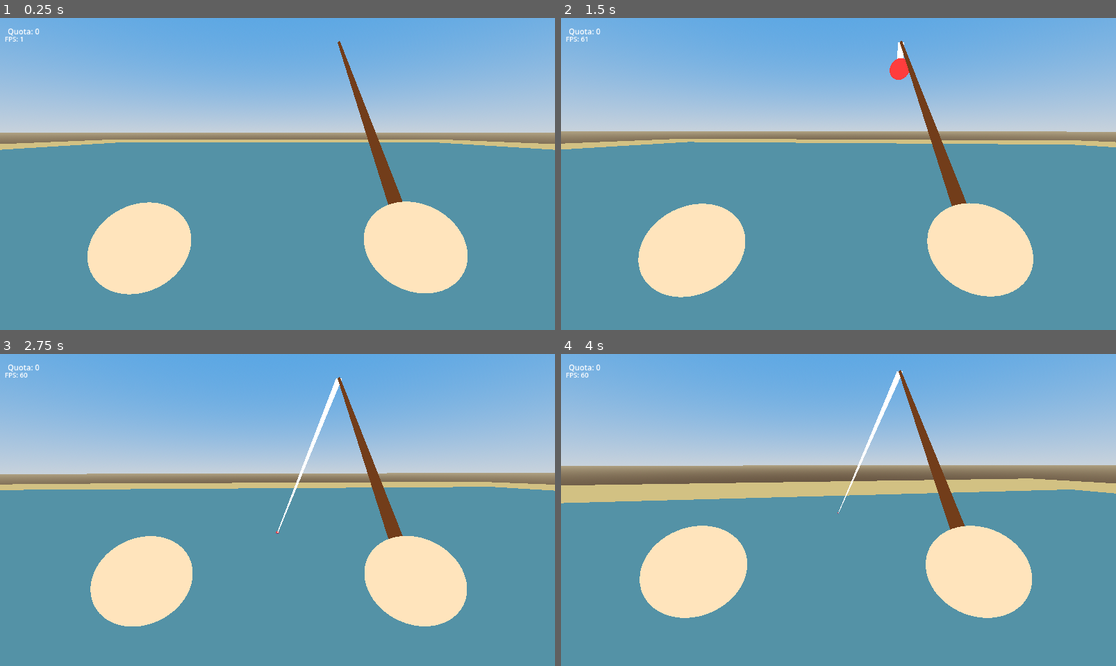
Above: before the commit, frames 1-4 (two rows, left to right).
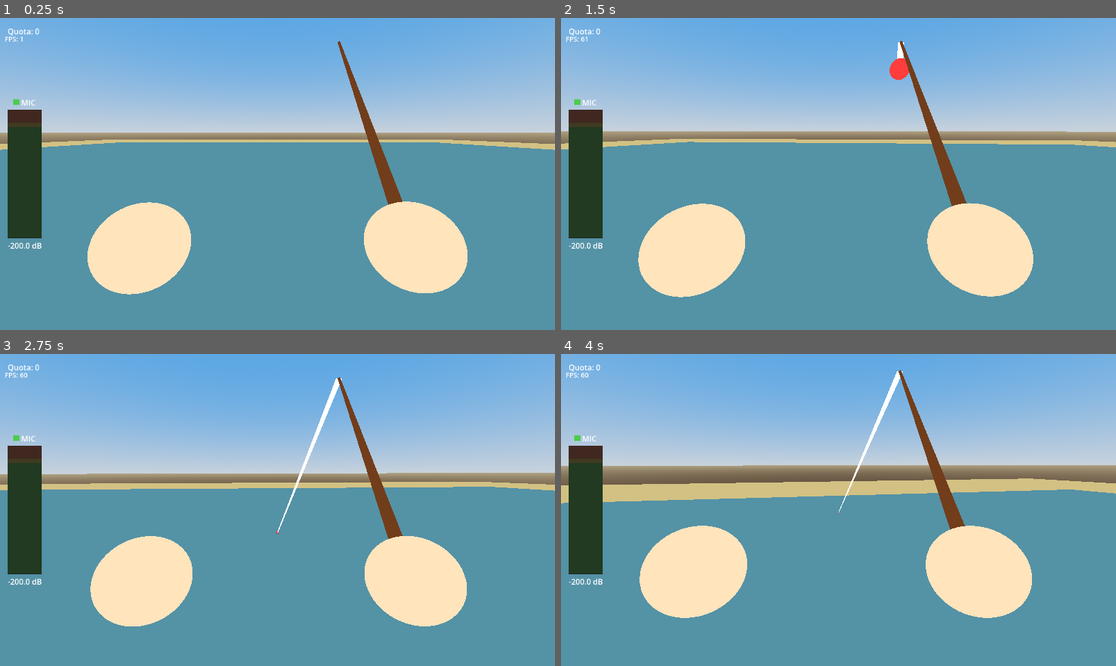
Above: after the commit, the same moments.

Repository: ImDarkly/loki
Game: Godot game, scene res://scenes/main.tscn
The game is run twice, just before and just after one commit, with the same random seed, the same clock (stepped at 60 frames per second) and the same inputs.
Inputs (mouse positions are in pixels of both pictures, inside the frame that each line leads up to):
- Up to frame 1 (0.25 s): no input
- Up to frame 2 (1.5 s): tap Enter at 0.5 s; move the mouse to (866, 174) at 0.52 s; press the mouse at (866, 174) at 0.53 s; hold W (move_forward) from 0.53 s (still down); tap Space (jump) at 0.77 s; move the mouse to (810, 174) at 1.27 s; release the mouse at (810, 174) at 1.28 s; click (810, 174) at 1.35 s
- Up to frame 3 (2.75 s): keep holding W (move_forward); tap Space (jump) at 1.52 s; move the mouse to (288, 503) at 2.02 s; press the mouse at (288, 503) at 2.03 s
- Up to frame 4 (4 s): keep holding W (move_forward); move the mouse to (832, 516) at 2.77 s; release the mouse at (832, 516) at 2.78 s; click (832, 516) at 2.85 s; tap Space (jump) at 3.02, 3.77 s; move the mouse to (877, 513) at 3.52 s; press the mouse at (877, 513) at 3.53 s

The runs differ from the first frame. In frame 1, 2.6% of the frame differs, in the area x 1-8%, y 26-74%; in frame 2, 2.6%; in frame 3, 2.6%; in frame 4, 2.6%.

Commit message:
feat: microphone detection with VU meter, zone sections, and bus routing

Diff:
--- a/project.godot
+++ b/project.godot
@@ -15,9 +15,13 @@
 config/features=PackedStringArray("4.6", "Mobile")
 config/icon="res://icon.svg"
 
+[audio]
+
+driver/enable_input=true
+
 [editor_plugins]
 
-enabled=PackedStringArray("res://addons/gut/plugin.cfg", "res://addons/GD-Sync/plugin.cfg")
+enabled=PackedStringArray("res://addons/gut/plugin.cfg")
 
 [physics]
 
--- a/scenes/main.tscn
+++ b/scenes/main.tscn
@@ -5,6 +5,7 @@
 [ext_resource type="Script" uid="uid://208xm5t1nmmc" path="res://world/world_setup.gd" id="3_y6pqm"]
 [ext_resource type="PackedScene" path="res://systems/danger/danger_manager.tscn" id="4_0we7i"]
 [ext_resource type="PackedScene" path="res://systems/voice_chat/voice_chat_manager.tscn" id="5_83xm0"]
+[ext_resource type="PackedScene" path="res://systems/voice_chat/mic_level_bar.tscn" id="6_xxvj"]
 
 [node name="main" type="Node3D" unique_id=1783119357]
 script = ExtResource("3_y6pqm")
@@ -29,6 +30,8 @@
 
 [node name="FishingMechanic" parent="Player" unique_id=575926188 instance=ExtResource("2_o1vxj")]
 
-[node name="VoiceChatManager" parent="Player" instance=ExtResource("5_83xm0")]
+[node name="VoiceChatManager" parent="Player" unique_id=1872920873 instance=ExtResource("5_83xm0")]
 
-[node name="DangerManager" parent="." instance=ExtResource("4_0we7i")]
+[node name="DangerManager" parent="." unique_id=261888952 instance=ExtResource("4_0we7i")]
+
+[node name="MicLevelBar" parent="." unique_id=158010821 instance=ExtResource("6_xxvj")]
--- /dev/null
+++ b/systems/voice_chat/mic_level_bar.gd
@@ -0,0 +1,124 @@
+extends CanvasLayer
+
+@export var voice_chat_manager_path: NodePath = NodePath("../Player/VoiceChatManager")
+@export var falloff_time: float = 0.3
+
+var _target_db: float = -INF
+var _display_db: float = -INF
+var _is_yelling: bool = false
+
+@onready var meter_fill: ColorRect = %MeterFill
+@onready var meter_frame: Control = %MeterFrame
+@onready var db_label: Label = %DBLabel
+@onready var yell_label: Label = %YellLabel
+@onready var mic_dot: ColorRect = %MicDot
+@onready var voice_chat: Node = get_node_or_null(voice_chat_manager_path)
+
+
+func _ready() -> void:
+	if voice_chat == null:
+		push_warning("MicLevelBar: VoiceChatManager not found")
+		return
+
+	if voice_chat.has_signal("mic_level_updated"):
+		voice_chat.mic_level_updated.connect(_on_mic_level_updated)
+	if voice_chat.has_signal("yelling_state_changed"):
+		voice_chat.yelling_state_changed.connect(_on_yelling_state_changed)
+
+	mic_dot.color = Color(0.3, 0.8, 0.3)
+
+	_read_thresholds_and_add_zones()
+
+
+func _read_thresholds_and_add_zones() -> void:
+	var on_threshold: float = voice_chat.amplitude_threshold_on if voice_chat != null and "amplitude_threshold_on" in voice_chat else -12.0
+	var off_threshold: float = voice_chat.amplitude_threshold_off if voice_chat != null and "amplitude_threshold_off" in voice_chat else -14.0
+	var on_norm := clampf(_db_to_normalized(on_threshold), 0.0, 1.0)
+	var off_norm := clampf(_db_to_normalized(off_threshold), 0.0, 1.0)
+
+	var green := ColorRect.new()
+	green.color = Color(0.0, 0.8, 0.0, 0.12)
+	_add_zone(green, 0.0, off_norm)
+
+	var yellow := ColorRect.new()
+	yellow.color = Color(1.0, 0.8, 0.0, 0.12)
+	_add_zone(yellow, off_norm, on_norm)
+
+	var red := ColorRect.new()
+	red.color = Color(1.0, 0.2, 0.0, 0.12)
+	_add_zone(red, on_norm, 1.0)
+
+
+func _add_zone(rect: ColorRect, norm_start: float, norm_end: float) -> void:
+	rect.anchor_left = 0.0
+	rect.anchor_top = 1.0 - norm_end
+	rect.anchor_right = 1.0
+	rect.anchor_bottom = 1.0 - norm_start
+	rect.offset_left = 0.0
+	rect.offset_top = 0.0
+	rect.offset_right = 0.0
+	rect.offset_bottom = 0.0
+	rect.mouse_filter = Control.MOUSE_FILTER_IGNORE
+	meter_frame.add_child(rect)
+	meter_frame.move_child(rect, 1)
+
+
+func _on_mic_level_updated(level_db: float) -> void:
+	_target_db = level_db
+
+
+func _on_yelling_state_changed(is_yelling: bool) -> void:
+	_is_yelling = is_yelling
+	yell_label.visible = is_yelling
+
+
+func _process(delta: float) -> void:
+	if _target_db > _display_db:
+		_display_db = _target_db
+	else:
+		var decay := exp(-delta / falloff_time)
+		_display_db = _target_db + (_display_db - _target_db) * decay
+
+	_update_display()
+
+
+func _update_display() -> void:
+	var normalized := _db_to_normalized(_display_db)
+
+	var frame_h := meter_frame.size.y
+	if frame_h <= 0:
+		frame_h = 200.0
+
+	var fill_h := frame_h * normalized
+	meter_fill.offset_top = frame_h - fill_h
+
+	db_label.text = "%+.1f dB" % _display_db if _display_db > -INF else "-∞ dB"
+
+	mic_dot.color = Color(0.3, 0.8, 0.3) if _display_db > -INF else Color(0.4, 0.4, 0.4)
+
+	if _is_yelling:
+		meter_fill.color = Color(1.0, 0.2, 0.0)
+		return
+
+	var on_threshold: float = -6.0
+	var off_threshold: float = -8.0
+	if voice_chat != null:
+		if "amplitude_threshold_on" in voice_chat:
+			on_threshold = voice_chat.amplitude_threshold_on
+		if "amplitude_threshold_off" in voice_chat:
+			off_threshold = voice_chat.amplitude_threshold_off
+
+	if _display_db >= on_threshold:
+		meter_fill.color = Color(1.0, 0.2, 0.0)
+	elif _display_db >= off_threshold:
+		meter_fill.color = Color(1.0, 0.8, 0.0)
+	else:
+		meter_fill.color = Color(0.0, 0.8, 0.0)
+
+
+func _db_to_normalized(db: float) -> float:
+	if db <= -60.0 or db == -INF:
+		return 0.0
+	if db >= 0.0:
+		return 1.0
+	return (db + 60.0) / 60.0
--- /dev/null
+++ b/systems/voice_chat/mic_level_bar.tscn
@@ -0,0 +1,92 @@
+[gd_scene format=3]
+
+[ext_resource type="Script" path="res://systems/voice_chat/mic_level_bar.gd" id="1_kcmi2"]
+
+[node name="MicLevelBar" type="CanvasLayer"]
+layer = 2
+script = ExtResource("1_kcmi2")
+
+[node name="MarginContainer" type="MarginContainer" parent="."]
+anchors_preset = 7
+anchor_left = 0.0
+anchor_top = 0.5
+anchor_right = 0.0
+anchor_bottom = 0.5
+offset_left = 16.0
+offset_top = -160.0
+offset_right = 72.0
+offset_bottom = 160.0
+size_flags_horizontal = 3
+size_flags_vertical = 3
+
+[node name="VBoxContainer" type="VBoxContainer" parent="MarginContainer"]
+layout_mode = 2
+size_flags_horizontal = 3
+size_flags_vertical = 3
+
+[node name="MicStatus" type="HBoxContainer" parent="MarginContainer/VBoxContainer"]
+layout_mode = 2
+size_flags_horizontal = 4
+size_flags_vertical = 0
+
+[node name="MicDot" type="ColorRect" parent="MarginContainer/VBoxContainer/MicStatus"]
+unique_name_in_owner = true
+layout_mode = 2
+size_flags_horizontal = 0
+size_flags_vertical = 4
+custom_minimum_size = Vector2(12.0, 12.0)
+color = Color(0.4, 0.4, 0.4, 1.0)
+
+[node name="MicLabel" type="Label" parent="MarginContainer/VBoxContainer/MicStatus"]
+layout_mode = 2
+size_flags_horizontal = 0
+size_flags_vertical = 4
+text = "MIC"
+horizontal_alignment = 0
+
+[node name="MeterFrame" type="Control" parent="MarginContainer/VBoxContainer"]
+unique_name_in_owner = true
+layout_mode = 2
+size_flags_horizontal = 3
+size_flags_vertical = 3
+custom_minimum_size = Vector2(24.0, 100.0)
+
+[node name="MeterBg" type="ColorRect" parent="MarginContainer/VBoxContainer/MeterFrame"]
+layout_mode = 1
+anchors_preset = 15
+anchor_left = 0.0
+anchor_top = 0.0
+anchor_right = 1.0
+anchor_bottom = 1.0
+color = Color(0.15, 0.15, 0.15, 1.0)
+
+[node name="MeterFill" type="ColorRect" parent="MarginContainer/VBoxContainer/MeterFrame"]
+unique_name_in_owner = true
+layout_mode = 1
+anchors_preset = 15
+anchor_left = 0.0
+anchor_top = 0.0
+anchor_right = 1.0
+anchor_bottom = 1.0
+offset_left = 0.0
+offset_top = 0.0
+offset_right = 0.0
+offset_bottom = 0.0
+color = Color(0.0, 0.8, 0.0, 1.0)
+
+[node name="DBLabel" type="Label" parent="MarginContainer/VBoxContainer"]
+unique_name_in_owner = true
+layout_mode = 2
+size_flags_horizontal = 4
+size_flags_vertical = 0
+text = "-∞ dB"
+horizontal_alignment = 1
+
+[node name="YellLabel" type="Label" parent="MarginContainer/VBoxContainer"]
+unique_name_in_owner = true
+layout_mode = 2
+size_flags_horizontal = 4
+size_flags_vertical = 0
+text = "YELLING"
+horizontal_alignment = 1
+visible = false
--- a/systems/voice_chat/voice_chat_manager.gd
+++ b/systems/voice_chat/voice_chat_manager.gd
@@ -1,10 +1,13 @@
 extends Node
 
 signal yelling_state_changed(is_yelling: bool)
+signal mic_level_updated(level_db: float)
 
 @export var voice_bus_name: String = "GDRecord"
-@export var amplitude_threshold_on: float = -12.0
-@export var amplitude_threshold_off: float = -14.0
+@export var amplitude_threshold_on: float = -6.0
+@export var amplitude_threshold_off: float = -8.0
+@export var auto_create_bus: bool = true
+@export var preferred_input_device: String = ""
 
 var is_yelling: bool = false
 
@@ -14,15 +17,55 @@
 
 func _process(_delta: float) -> void:
 	if _bus_index == -1:
-		var idx := AudioServer.get_bus_index(voice_bus_name)
-		if idx == -1:
-			if not _bus_error_logged:
-				push_warning("Voice chat bus not found. Voice yelling disabled.")
-				_bus_error_logged = true
+		_bus_index = AudioServer.get_bus_index(voice_bus_name)
+		if _bus_index == -1:
+			if auto_create_bus:
+				_auto_create_bus()
+			else:
+				if not _bus_error_logged:
+					push_warning("Voice chat bus not found. Voice yelling disabled.")
+					_bus_error_logged = true
+				return
+		if _bus_index == -1:
 			return
-		_bus_index = idx
 
-	_update_yelling_state(_get_peak_volume_db())
+	var peak := _get_peak_volume_db()
+	_update_yelling_state(peak)
+	mic_level_updated.emit(peak)
+
+
+func _auto_create_bus() -> void:
+	if preferred_input_device != "":
+		var devices := AudioServer.get_input_device_list()
+		if preferred_input_device in devices:
+			AudioServer.input_device = preferred_input_device
+		else:
+			push_warning("Preferred input device not found: %s" % preferred_input_device)
+			AudioServer.input_device = "Default"
+	else:
+		AudioServer.input_device = "Default"
+
+	AudioServer.add_bus()
+	var null_idx := AudioServer.bus_count - 1
+	AudioServer.set_bus_name(null_idx, "DevNull")
+	AudioServer.set_bus_volume_db(null_idx, -INF)
+
+	AudioServer.add_bus()
+	var rec_idx := AudioServer.bus_count - 1
+	AudioServer.set_bus_name(rec_idx, voice_bus_name)
+	AudioServer.set_bus_send(rec_idx, "DevNull")
+
+	var capture := AudioEffectCapture.new()
+	AudioServer.add_bus_effect(rec_idx, capture, 0)
+
+	var mic_player := AudioStreamPlayer.new()
+	mic_player.stream = AudioStreamMicrophone.new()
+	mic_player.bus = voice_bus_name
+	mic_player.name = "MicrophoneInput"
+	add_child(mic_player)
+	mic_player.play()
+
+	_bus_index = rec_idx
 
 
 func _get_peak_volume_db() -> float:
--- a/tests/unit/test_voice_chat_manager.gd
+++ b/tests/unit/test_voice_chat_manager.gd
@@ -9,6 +9,7 @@
 	_cleanup_test_bus()
 	var scene := load("res://systems/voice_chat/voice_chat_manager.tscn")
 	manager = autofree(scene.instantiate())
+	manager.auto_create_bus = false
 	add_child(manager)
 
 
@@ -18,6 +19,9 @@
 
 func _cleanup_test_bus() -> void:
 	var idx := AudioServer.get_bus_index(TEST_BUS_NAME)
+	if idx != -1:
+		AudioServer.remove_bus(idx)
+	idx = AudioServer.get_bus_index("DevNull")
 	if idx != -1:
 		AudioServer.remove_bus(idx)
 
@@ -127,3 +131,68 @@
 	manager._update_yelling_state(-19.0)
 	assert_true(manager.is_yelling, "is_yelling should become true with custom ON threshold")
 	assert_signal_emitted(manager, "yelling_state_changed", "Signal should fire with custom threshold")
+
+
+func test_auto_create_bus_creates_bus() -> void:
+	manager.auto_create_bus = true
+	await get_tree().process_frame
+	var idx := AudioServer.get_bus_index(TEST_BUS_NAME)
+	assert_ne(idx, -1, "Bus should be created by auto_create_bus")
+
+
+func test_auto_create_bus_configures_bus() -> void:
+	manager.auto_create_bus = true
+	await get_tree().process_frame
+	var idx := AudioServer.get_bus_index(TEST_BUS_NAME)
+	assert_ne(idx, -1, "GDRecord bus should exist")
+
+	assert_eq(AudioServer.get_bus_send(idx), "DevNull", "GDRecord should send to DevNull for silent routing")
+	var effect := AudioServer.get_bus_effect(idx, 0)
+	assert_not_null(effect, "Bus should have an effect at index 0")
+	assert_true(is_instance_of(effect, AudioEffectCapture), "Effect should be AudioEffectCapture")
+
+	var null_idx := AudioServer.get_bus_index("DevNull")
+	assert_ne(null_idx, -1, "DevNull bus should exist")
+	assert_eq(AudioServer.get_bus_volume_db(null_idx), -INF, "DevNull should have -INF volume")
+
+
+func test_auto_create_bus_creates_mic_player() -> void:
+	manager.auto_create_bus = true
+	await get_tree().process_frame
+	var mic_player := manager.get_node_or_null("MicrophoneInput") as AudioStreamPlayer
+	assert_not_null(mic_player, "MicrophoneInput child node should exist")
+	assert_not_null(mic_player.stream, "Mic player should have a stream")
+	assert_true(is_instance_of(mic_player.stream, AudioStreamMicrophone), "Stream should be AudioStreamMicrophone")
+	assert_eq(mic_player.bus, TEST_BUS_NAME, "Mic player bus should be set to %s" % TEST_BUS_NAME)
+
+
+func test_auto_create_bus_caches_index() -> void:
+	manager.auto_create_bus = true
+	await get_tree().process_frame
+	var idx := AudioServer.get_bus_index(TEST_BUS_NAME)
+	assert_eq(manager._bus_index, idx, "_bus_index should match the created bus index")
+
+
+func test_auto_create_bus_false_no_creation() -> void:
+	await get_tree().process_frame
+	var idx := AudioServer.get_bus_index(TEST_BUS_NAME)
+	assert_eq(idx, -1, "Bus should not be created when auto_create_bus is false")
+	assert_eq(manager._bus_index, -1, "_bus_index should remain -1")
+	assert_true(manager._bus_error_logged, "Warning should be logged when auto_create_bus is false")
+
+
+func test_auto_create_bus_skips_with_existing_bus() -> void:
+	_create_test_bus()
+	var initial_count := AudioServer.bus_count
+	manager.auto_create_bus = true
+	await get_tree().process_frame
+	assert_eq(AudioServer.bus_count, initial_count, "Should not create a duplicate bus")
+	assert_ne(manager._bus_index, -1, "_bus_index should be set to the existing bus")
+
+
+func test_mic_level_signal_emitted_on_process() -> void:
+	_create_test_bus()
+	watch_signals(manager)
+	await get_tree().process_frame
+	assert_signal_emitted(manager, "mic_level_updated", "mic_level_updated should fire every _process")
+	assert_signal_emit_count(manager, "mic_level_updated", 1, "Should fire once per frame")
Not shown, added: systems/voice_chat/mic_level_bar.gd.uid
